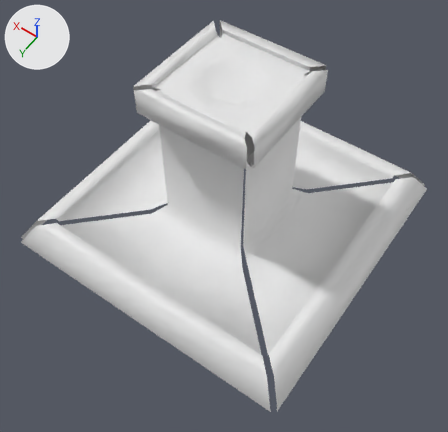
The FBX model TI RPG/Assets/Modelos/ModelosDeCenario/Pedestal_Low.fbx: old version first, new version second.
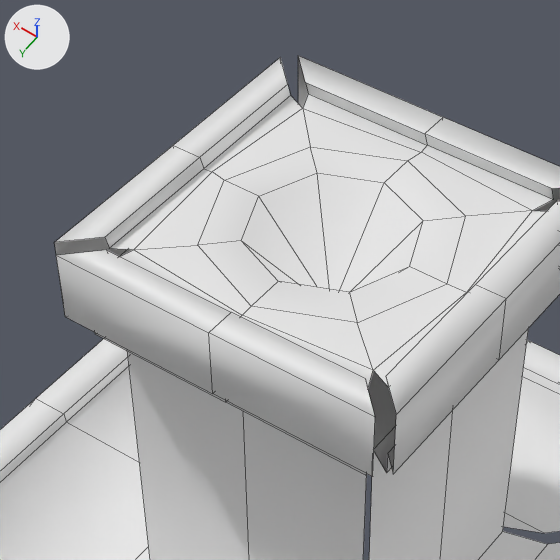
Each version is shown whole from a 50 mm camera at (-1.659, 2.405, 3.728) aimed at (-0.15, 0.292, 0.408), then close up on the part from 25% to 70% of the width and 0% to 46% of the height. The axes (+X, +Y, +Z) are drawn at upper left. The lights are the same throughout. The close-ups show mesh edges as thin lines. Where no turn or scale is listed for an object, it has been applied to the vertices.

The first close-up shows 'Pedestal_Low'.
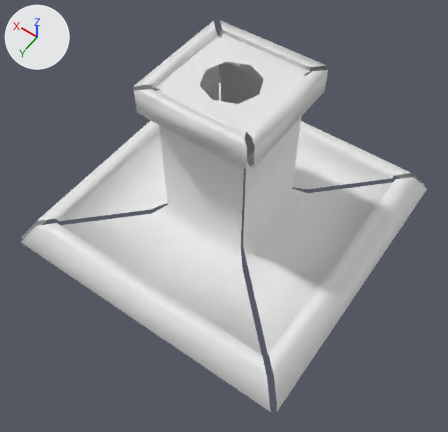
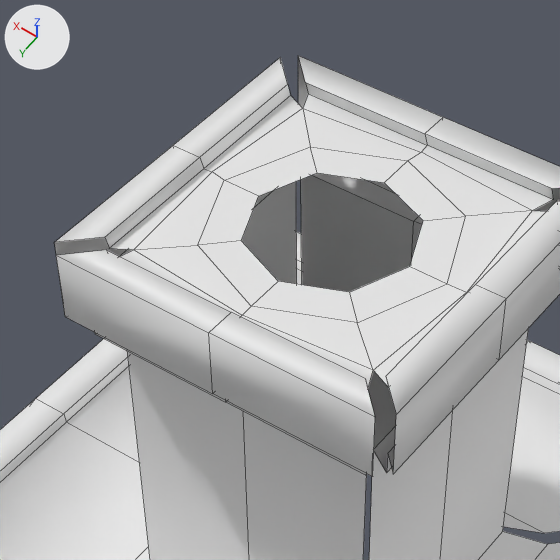
Boxes (x1, y1, x2, y2) around the edits, measured in the close-ups (560 x 560 px):
part 1 of me_pedestal_low, deleted: before (241, 173, 423, 292)

Patch to the scene script:
```diff
--- a/TI RPG/Assets/Modelos/ModelosDeCenario/Pedestal_Low.fbx.py
+++ b/TI RPG/Assets/Modelos/ModelosDeCenario/Pedestal_Low.fbx.py
@@ me_pedestal_low @@
 me_pedestal_low.from_pydata(...)  # 193 vertices, 136 faces; spans x -1.11..1.11, y -1.11..1.11, z 0.0..1.32
 # used by ob_pedestal_low; location = (0.0, 0.0, 0.0)
 # verts and faces of me_pedestal_low; kept vertices keep their numbers, new ones are numbered from 193
 # before: 0 (0.0, 0.0, 1.07), 117 (-0.14, 0.14, 1.29) at pixel (349, 292), 118 (0.0, 0.2, 1.29) at pixel (278, 281), 119 (0.14, 0.14, 1.29) at pixel (241, 240), 120 (0.2, 0.0, 1.29) at pixel (258, 196)
 # before: 121 (-0.2, 0.0, 1.29) at pixel (409, 266), 122 (0.14, -0.14, 1.29) at pixel (317, 172), 123 (-0.14, -0.14, 1.29) at pixel (423, 220), 124 (0.0, -0.2, 1.29) at pixel (384, 182)
+# me_pedestal_low part 1
+delete_vertices([0])  # with the faces that use them
```
